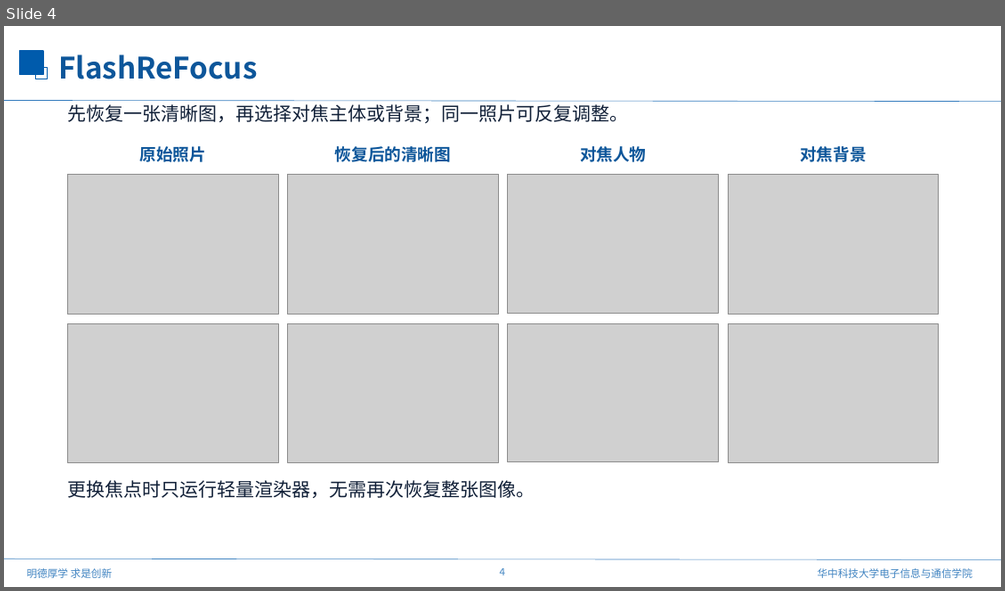
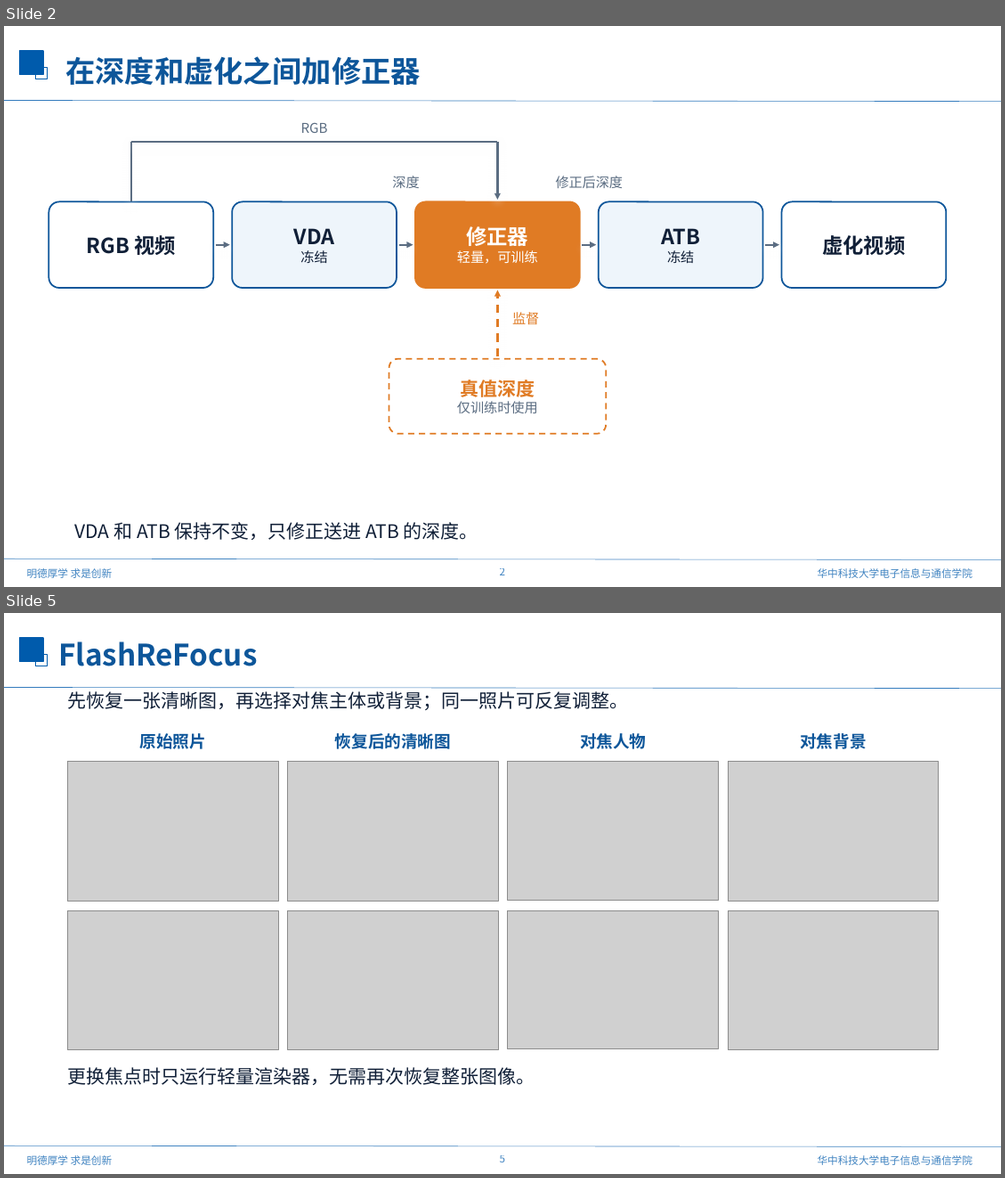
Before and after one commit to mengmcy1/OPPO-depth-guided-video-bokeh, a slide deck: 汇报/2026-10-23_ATB进展与FlashReFocus/FlashReFocus_论文介绍_1023.pptx. Shown one above the other, each under a label of ours: slide 4 before the commit, slides 2 and 5 after it; the slides between them are not shown. The pictures are 1005x591 and 1005x1178 pixels, drawn with LibreOffice and Linux fonts; fonts in the diff are those of the drawing; grey boxes stand for pictures; background and template pictures are left out. Boxes give left, top, right and bottom in pixels: in the first picture for what was removed or moved away, otherwise in the second. Text is boxed around its words. In the diff, an @@ line names an element or a change of style, - is before the commit and + after.

```diff
--- a/汇报/2026-10-23_ATB进展与FlashReFocus/FlashReFocus_论文介绍_1023.pptx
+++ b/汇报/2026-10-23_ATB进展与FlashReFocus/FlashReFocus_论文介绍_1023.pptx
@@ slide 2 added at [4,26,1001,587], background #FFFFFF; not listed: 7 template elements that a slide beside it also shows @@
@@ text added at [66,56,421,85], 28.5 pt, text #0D569A, bold @@
+在深度和虚化之间加修正器
@@ text added at [301,123,328,133], 13 pt, text #5B6D82 @@
+RGB
@@ line added from (131, 201) to (131, 142), #5B6D82 2 pt @@
@@ line added from (131, 142) to (498, 142), #5B6D82 2 pt @@
@@ arrow added from (498, 142) to (498, 200), #5B6D82 2 pt @@
@@ text added at [392,176,419,188], 13 pt, text #5B6D82 @@
+深度
@@ text added at [556,176,623,188], 13 pt, text #5B6D82 @@
+修正后深度
@@ rounded rectangle added at [48,201,213,288], fill #FFFFFF, outline #0D569A 1.5 pt, 20 pt, text #101F37, bold @@
+RGB 视频
@@ rounded rectangle added at [232,201,396,288], fill #EEF5FB, outline #0D569A 1.5 pt, 20 pt, text #101F37, bold @@
+VDA
+冻结
@@ rounded rectangle added at [415,201,580,288], fill #E07B24, outline #E07B24 1.5 pt, 13 pt, text #FFFFFF @@
+修正器
+轻量，可训练
@@ rounded rectangle added at [599,201,763,288], fill #EEF5FB, outline #0D569A 1.5 pt, 20 pt, text #101F37, bold @@
+ATB
+冻结
@@ rounded rectangle added at [782,201,947,288], fill #FFFFFF, outline #0D569A 1.5 pt, 20 pt, text #101F37, bold @@
+虚化视频
@@ arrow added from (216, 244) to (230, 244), #5B6D82 2 pt @@
@@ arrow added from (399, 244) to (413, 244), #5B6D82 2 pt @@
@@ arrow added from (582, 244) to (596, 244), #5B6D82 2 pt @@
@@ arrow added from (765, 244) to (779, 244), #5B6D82 2 pt @@
@@ arrow added from (498, 356) to (498, 290), #E07B24 2 pt dashed @@
@@ text added at [512,312,539,324], 13 pt, text #E07B24 @@
+监督
@@ rounded rectangle added at [389,359,606,434], fill #FFFFFF, outline #E07B24 1.5 pt dashed, 13 pt, text #5B6D82 @@
+真值深度
+仅训练时使用
@@ text added at [75,522,478,540], 18 pt, text #101F37 @@
+VDA 和 ATB 保持不变，只修正送进 ATB 的深度。
@@ what was slide 4 is now slide 5 @@
@@ page number at [500,1155,505,1162]: text changed @@
-4
+5
```
Also in this commit, not shown: 3 other slides added, 3 slides removed, 2 other files.
